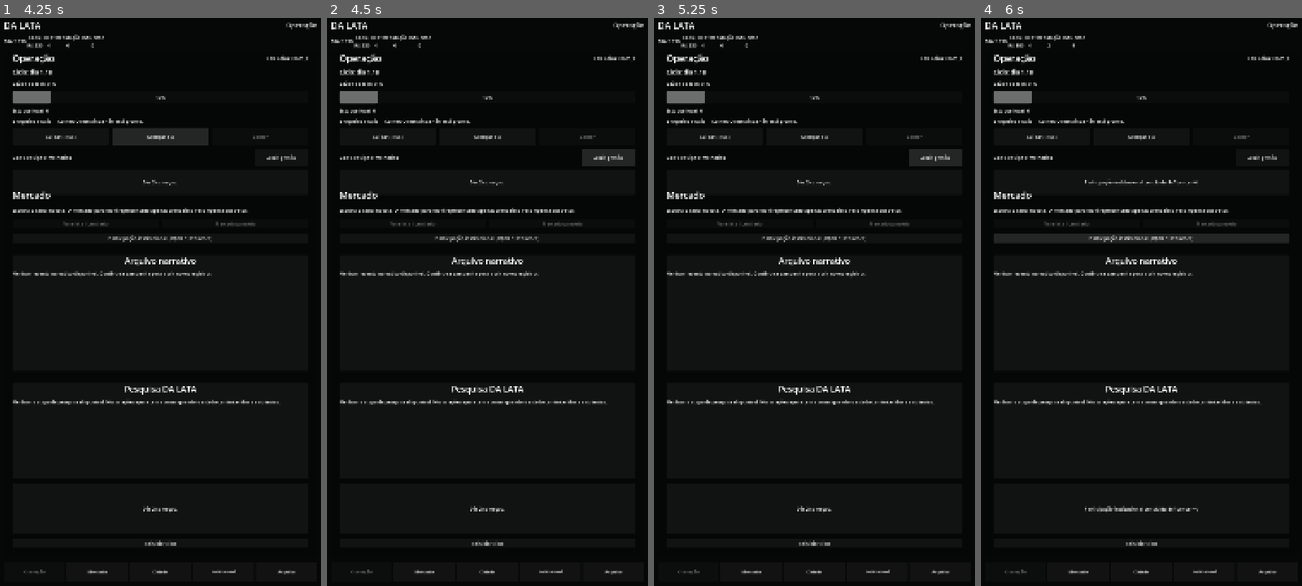
Above: before the commit, frames 1-4 (left to right).
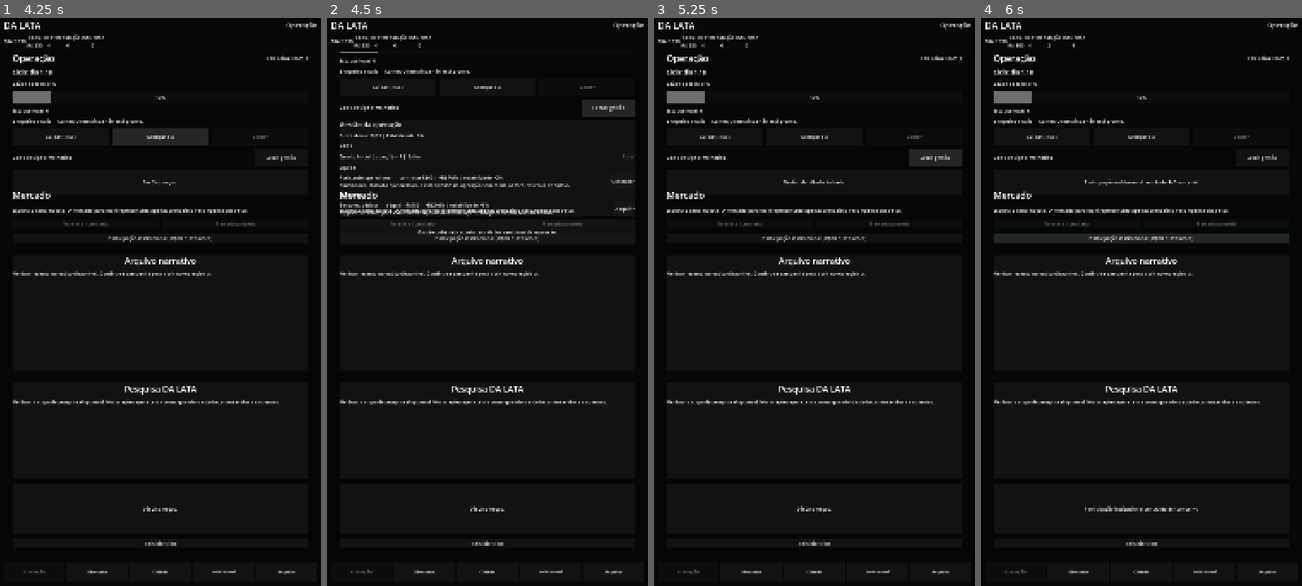
Above: after the commit, the same moments.

Repository: az1nn/growing-rio
Game: Godot game, scene res://scenes/shell/game_shell.tscn
The game is run twice, just before and just after one commit, with the same random seed, the same clock (stepped at 60 frames per second) and the same inputs.
Inputs:
- Up to frame 1 (4.25 s): click "Reiniciar ciclo" at 0.5 s; click "Reiniciar ciclo" at 1.25 s; click "Reiniciar ciclo" at 2 s; click "Cuidar (-R$5)" at 2.75 s; click "Avançar dia" at 3.5 s
- Up to frame 2 (4.5 s): click "Abrir gestão" at 4.25 s
- Up to frame 3 (5.25 s): click "Abrir gestão" (after the commit: "Fechar gestão") at 5 s
- Up to frame 4 (6 s): click "Participação institucional (-…" at 5.75 s

Frame 1 is identical in both runs. In frame 2, 3.9% of the frame differs, in the area x 4-96%, y 5-39%; in frame 3, less than 0.1%; in frame 4, nothing differs.
Error before the commit: Invalid access to property or key 'visible' on a base object of type 'null instance'. (res://scenes/operation/operation_surface.gd:51)

Commit message:
feat(rb-04): present rooms staff and upgrades

Diff:
--- a/scenes/operation/operation_surface.tscn
+++ b/scenes/operation/operation_surface.tscn
@@ -102,6 +102,53 @@
 layout_mode = 2
 text = "Abrir gestão"
 
+[node name="ManagementPanel" type="PanelContainer" parent="VBox"]
+unique_name_in_owner = true
+visible = false
+layout_mode = 2
+
+[node name="ManagementVBox" type="VBoxContainer" parent="VBox/ManagementPanel"]
+layout_mode = 2
+theme_override_constants/separation = 10
+
+[node name="ManagementTitle" type="Label" parent="VBox/ManagementPanel/ManagementVBox"]
+layout_mode = 2
+theme_override_font_sizes/font_size = 22
+text = "Gestão da operação"
+
+[node name="ManagementSummaryLabel" type="Label" parent="VBox/ManagementPanel/ManagementVBox"]
+unique_name_in_owner = true
+layout_mode = 2
+text = "Custo diário e estabilidade vêm do domínio."
+autowrap_mode = 2
+
+[node name="RoomsHeading" type="Label" parent="VBox/ManagementPanel/ManagementVBox"]
+layout_mode = 2
+text = "Salas"
+
+[node name="RoomsContainer" type="VBoxContainer" parent="VBox/ManagementPanel/ManagementVBox"]
+unique_name_in_owner = true
+layout_mode = 2
+theme_override_constants/separation = 6
+
+[node name="StaffHeading" type="Label" parent="VBox/ManagementPanel/ManagementVBox"]
+layout_mode = 2
+text = "Equipe"
+
+[node name="StaffContainer" type="VBoxContainer" parent="VBox/ManagementPanel/ManagementVBox"]
+unique_name_in_owner = true
+layout_mode = 2
+theme_override_constants/separation = 6
+
+[node name="UpgradesHeading" type="Label" parent="VBox/ManagementPanel/ManagementVBox"]
+layout_mode = 2
+text = "Melhorias"
+
+[node name="UpgradesContainer" type="VBoxContainer" parent="VBox/ManagementPanel/ManagementVBox"]
+unique_name_in_owner = true
+layout_mode = 2
+theme_override_constants/separation = 6
+
 [node name="FeedbackPanel" type="PanelContainer" parent="VBox"]
 custom_minimum_size = Vector2(0, 84)
 layout_mode = 2
@@ -117,5 +164,4 @@
 [connection signal="pressed" from="VBox/GrowActions/CareButton" to="." method="_on_care_pressed"]
 [connection signal="pressed" from="VBox/GrowActions/NextDayButton" to="." method="_on_next_day_pressed"]
 [connection signal="pressed" from="VBox/GrowActions/HarvestButton" to="." method="_on_harvest_pressed"]
-
 [connection signal="pressed" from="VBox/ManagementHandoff/ManagementButton" to="." method="_on_management_pressed"]
